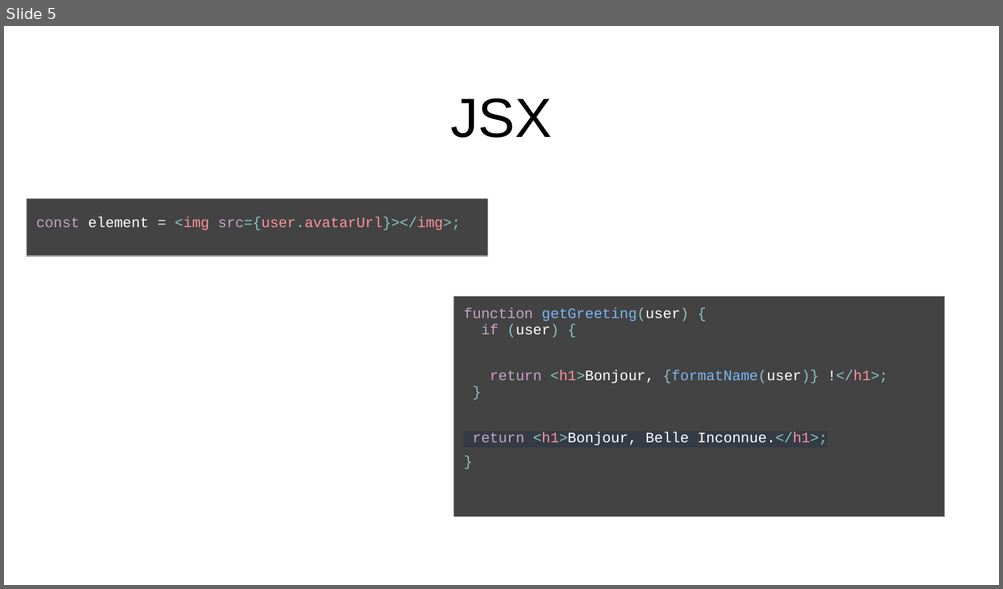
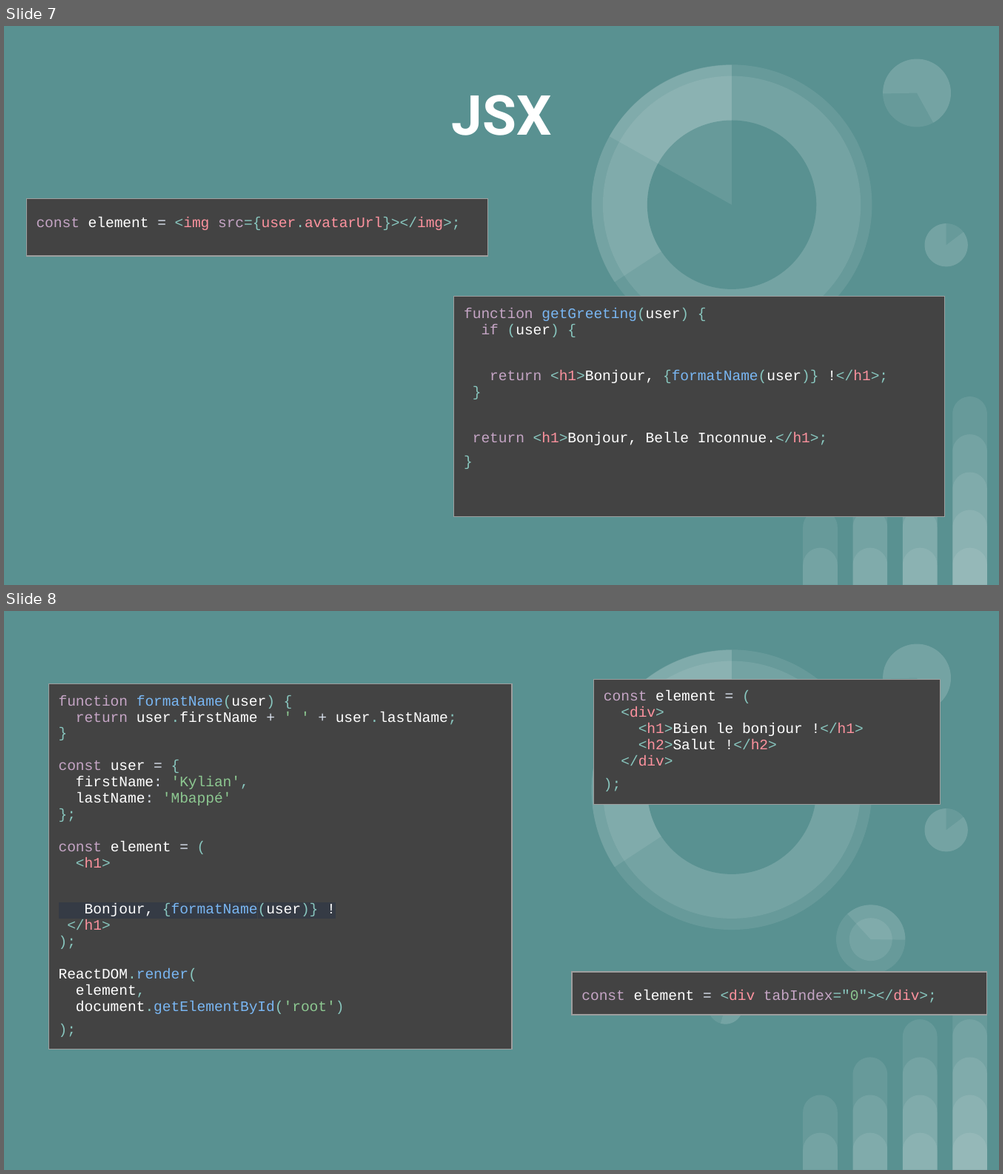
Before and after one commit to FXpel/IFI_React, a slide deck: cours/IFI_React.pptx. Shown one above the other, each under a label of ours: slide 5 before the commit, slides 7 and 8 after it. The pictures are 1003x589 and 1003x1174 pixels, drawn with LibreOffice and Linux fonts; fonts in the diff are those of the drawing. Boxes give left, top, right and bottom in pixels: in the first picture for what was removed or moved away, otherwise in the second. Text is boxed around its words. In the diff, an @@ line names an element or a change of style, - is before the commit and + after.

Commit message:
feat(cours react): derniere version du diapo

```diff
--- a/cours/IFI_React.pptx
+++ b/cours/IFI_React.pptx
@@ slide 8 added at (4,611,999,1170), background #599191; not listed: 28 template elements that a slide beside it also shows @@
@@ table added at (48,684,512,1017), 1 rows, 1 columns @@
+function formatName(user) { / return user.firstName + ' ' + user.lastName; / } / const user = { / firstName: 'Kylian', / lastName: 'Mbappé' / }; / const element = ( / <h1> / Bonjour, {formatName(user)} ! / </h1> / ); / ReactDOM.render( / element, / document.getElementById('root') / );
@@ table added at (594,680,940,1006), 1 rows, 1 columns @@
+const element = ( / <div> / <h1>Bien le bonjour !</h1> / <h2>Salut !</h2> / </div> / );
@@ table added at (572,972,987,1170), 1 rows, 1 columns @@
+const element = <div tabIndex="0"></div>;
@@ what was slide 5 is now slide 7 @@
@@ slide 7 changed as well @@
@@ background #FFFFFF to #599191 @@
@@ title "JSX" at (452,95,552,136): font Arial to Roboto, text colour #000000 to #FFFFFF, bold on; vertical alignment bottom to middle @@
@@ group added at (552,26,967,383): 5 ellipses, 4 pie slice (boxed as its full ellipse)s @@
@@ table at (453,297,944,585) @@
@@ highlight #353B45 to none in "return <h1>Bonjour, Belle Inconnue.</h1>;" @@
@@ group added at (802,397,987,585): 14 round same rects @@
```
Also in this commit, not shown: 7 other slides changed, 6 other slides added, 3 slides removed, 1 other file.
